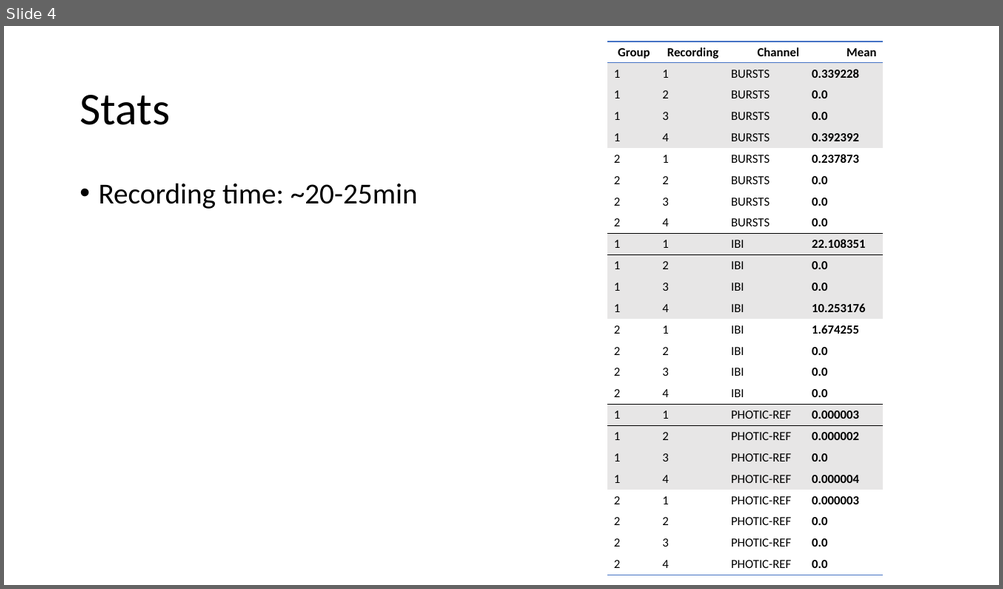
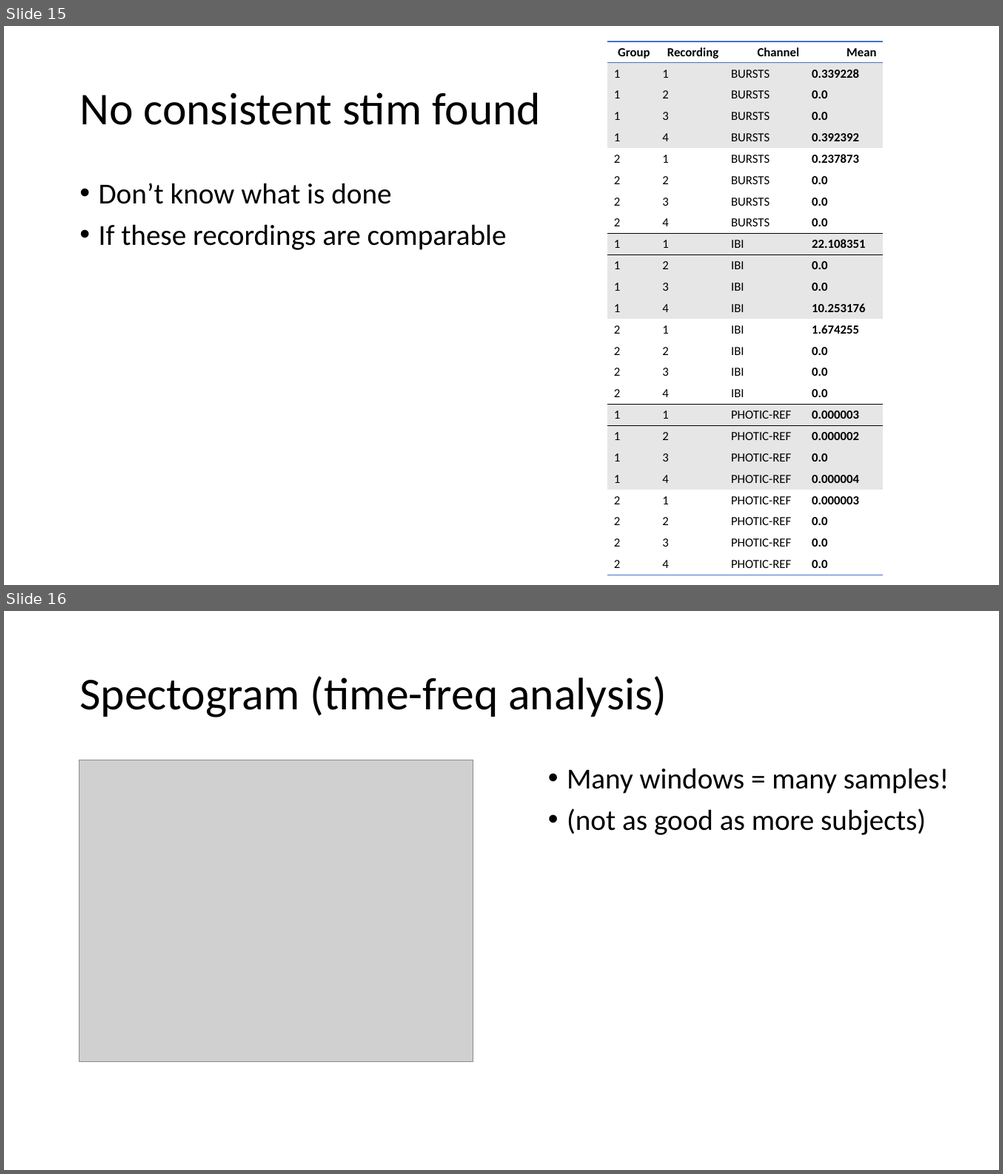
Before and after one commit to JeroenBuil/deegtal_coding_task, a slide deck: reports/dEEGtal interview presentation - Jeroen Buil.pptx. Shown one above the other, each under a label of ours: slide 4 before the commit, slides 15 and 16 after it. The pictures are 1003x589 and 1003x1174 pixels, drawn with LibreOffice and Linux fonts; fonts in the diff are those of the drawing; grey boxes stand for pictures. Boxes give left, top, right and bottom in pixels: in the first picture for what was removed or moved away, otherwise in the second. Text is boxed around its words. In the diff, an @@ line names an element or a change of style, - is before the commit and + after.

```diff
--- a/reports/dEEGtal interview presentation - Jeroen Buil.pptx
+++ b/reports/dEEGtal interview presentation - Jeroen Buil.pptx
@@ slide 16 added at [4, 611, 999, 1170], background #FFFFFF @@
@@ title added at [79, 676, 666, 718], 44 pt, text #000000 @@
+Spectogram (time-freq analysis)
@@ picture added at [79, 760, 473, 1062] @@
@@ text added at [566, 768, 948, 835], 28 pt, text #000000 @@
+• Many windows = many samples!
+• (not as good as more subjects)
@@ what was slide 4 is now slide 15 @@
@@ slide 15 changed as well @@
@@ title at [79, 93, 540, 125]: text changed @@
-Stats
+No consistent stim found
@@ text at [99, 183, 506, 250]: text changed @@
-• Recording time: ~20-25min
+• Don’t know what is done
+• If these recordings are comparable
```
Also in this commit, not shown: 4 other slides changed, 20 other slides added, 7 slides removed, 1 other file.
